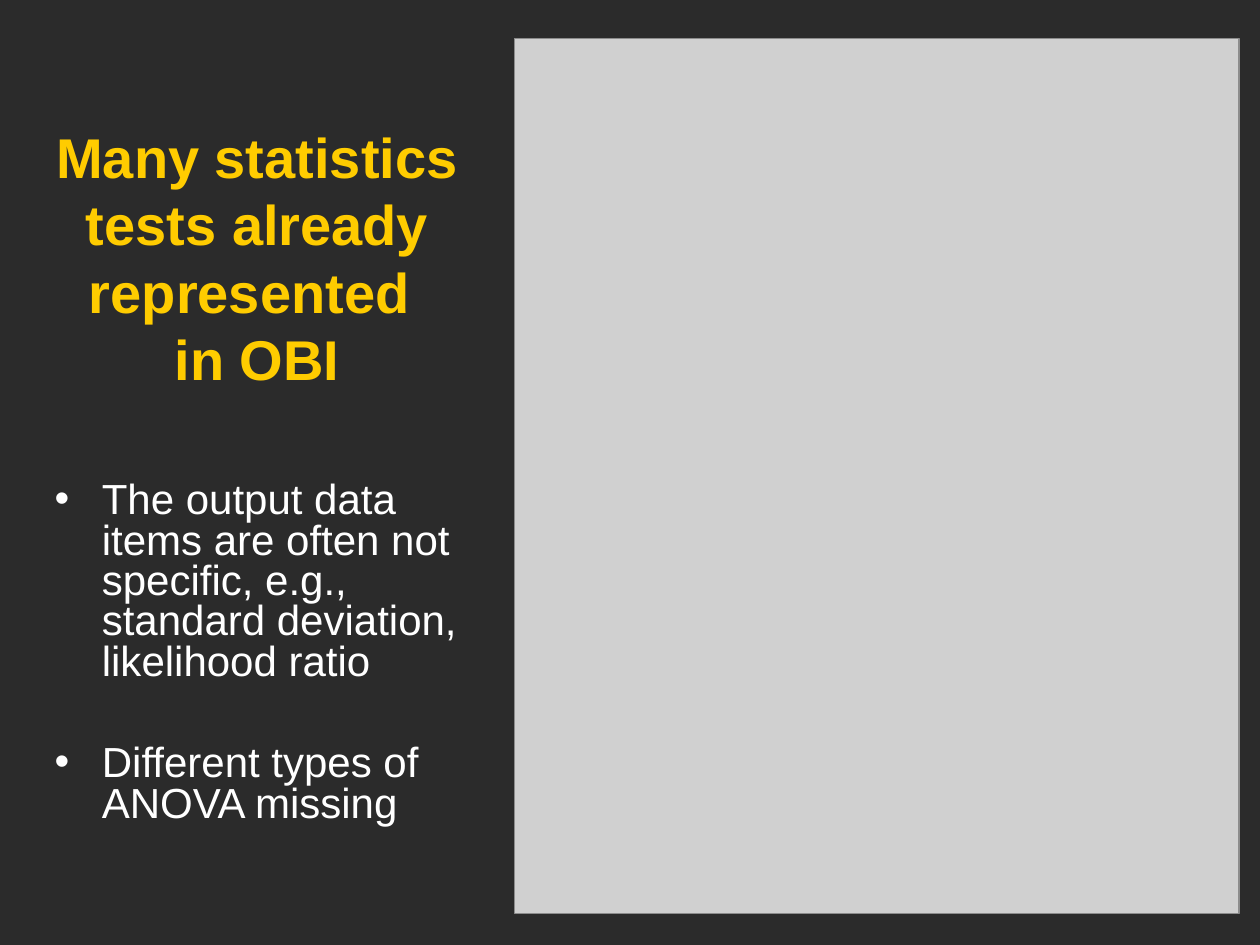
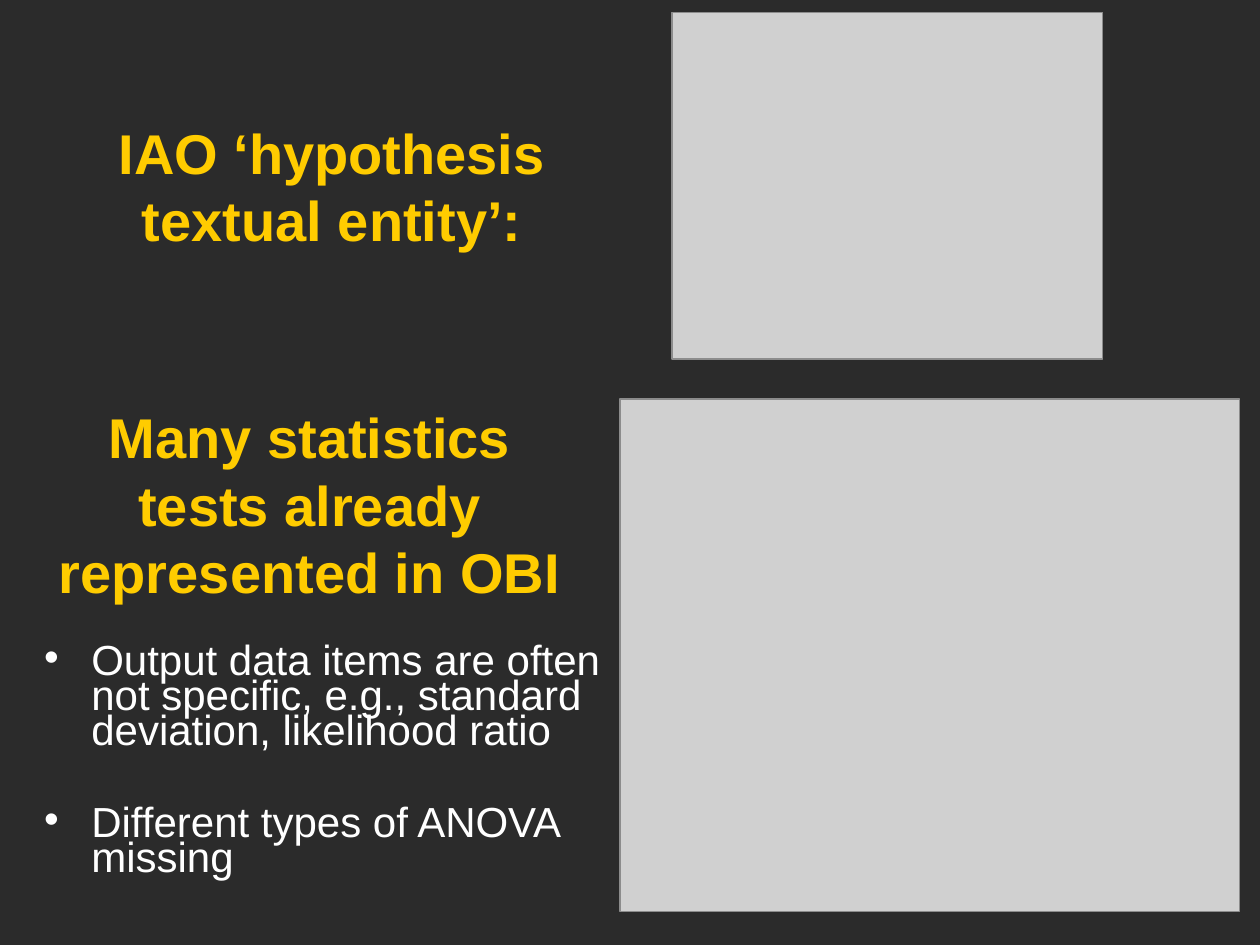
Before and after one commit to obi-ontology/obi-legacy-svn, a slide deck: slide 4 of trunk/docs/presentations/OBI workshop May 2012 Ann Arbor/OBI Statistics/Statistics_OBI_He.ppt (slide 15 before the commit). Drawn at 1260x945 pixels with LibreOffice and Linux fonts; fonts in the diff are those of the drawing; grey boxes stand for pictures; background and template pictures are left out; a plain dark background stands for a picture behind light text. Boxes give left, top, right and bottom in pixels: in the first picture for what was removed or moved away, otherwise in the second. Text is boxed around its words. In the diff, an @@ line names an element or a change of style, - is before the commit and + after.

Commit message:
more updates on my OBI statistics presentation in Ann Arbor workshop. Oliver He

```diff
--- a/trunk/docs/presentations/OBI workshop May 2012 Ann Arbor/OBI Statistics/Statistics_OBI_He.ppt
+++ b/trunk/docs/presentations/OBI workshop May 2012 Ann Arbor/OBI Statistics/Statistics_OBI_He.ppt
@@ picture added at <box>672,13,1102,359</box> @@
@@ text added at <box>119,133,545,252</box>, 32 pt, text #FFCC00, bold @@
+IAO ‘hypothesis textual entity’:
@@ text "Many statistics tests already represented ..." rewrapped from <box>56,137,458,381</box> to <box>59,417,560,604</box> @@
@@ picture: place and size @@
-picture at <box>514,39,1239,914</box>
+picture at <box>620,399,1240,912</box>
@@ text "Output data items are often ...": place and size @@
-text "Output data items are often ..." at <box>102,483,457,826</box>
+text "Output data items are often ..." at <box>91,644,600,881</box>
@@ text at <box>91,644,600,751</box>: text changed @@
-• The output data items are often not specific, e.g., standard deviation, likelihood ratio
+• Output data items are often not specific, e.g., standard deviation, likelihood ratio
@@ text at <box>91,806,561,881</box>: line spacing 0.8 to 0.7 @@
```
Also in this commit, not shown: 2 other slides changed.
